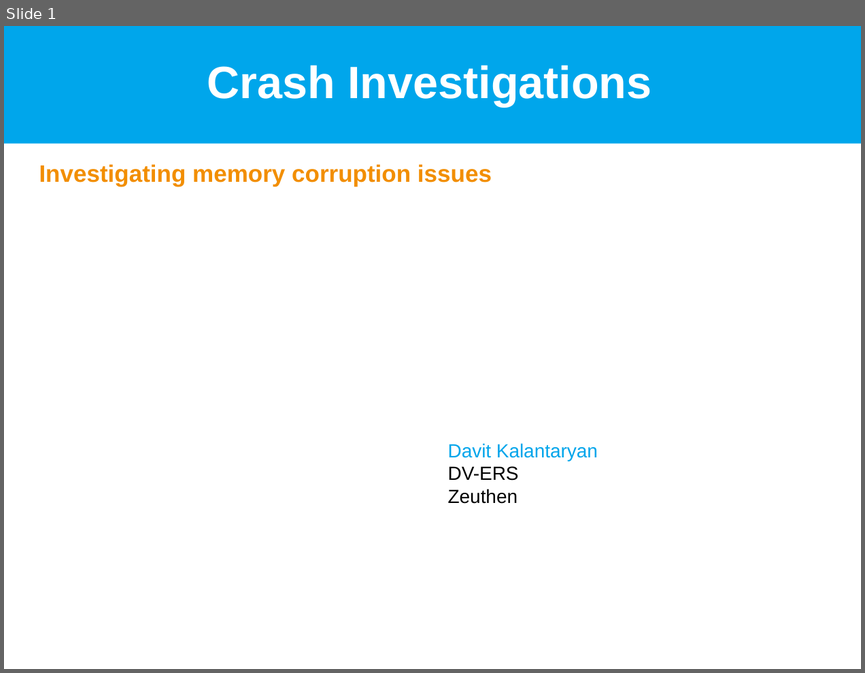
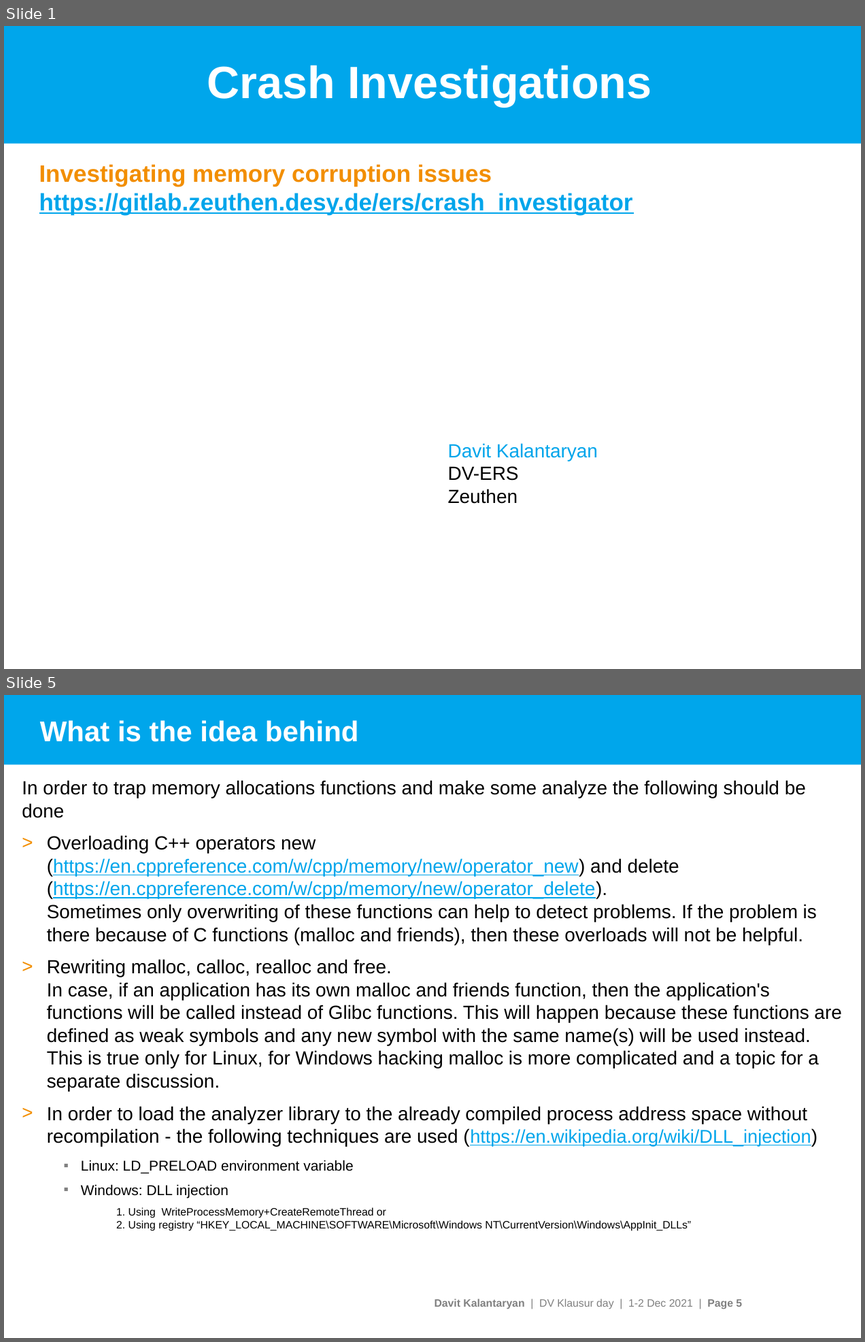
Before and after one commit to davitkalantaryan/old-crash_investigator, a slide deck: docs/crash_investigations.pptx. Shown one above the other, each under a label of ours: slide 1 before the commit, slides 1 and 5 after it; the slides between them are not shown. The pictures are 865x673 and 865x1342 pixels, drawn with LibreOffice and Linux fonts; fonts in the diff are those of the drawing; background and template pictures are left out. Boxes give left, top, right and bottom in pixels: in the first picture for what was removed or moved away, otherwise in the second. Text is boxed around its words. In the diff, an @@ line names an element or a change of style, - is before the commit and + after.

Commit message:
Feature/5 prepare presentation (#13)
* presentation preparation is ongoing
* presentation preparation is ongoing
* some tests on windows
* applied changes in the Linux
* applied windows corrections
* some tests on ubuntu
* fixed Makefile
* added new test case
* modified a bit corruption test
* changed prj/common/common_mkfl/sys_common.unix.Makefile to use other Makefile from cpputils
* applied the last commit of cpputils
* added the last version of the presentation

```diff
--- a/docs/crash_investigations.pptx
+++ b/docs/crash_investigations.pptx
@@ slide 5 added at bbox=[4, 695, 861, 1338], background #FFFFFF @@
@@ rectangle added at bbox=[4, 695, 861, 764], fill #00A6EB @@
@@ title added at bbox=[40, 720, 359, 742], 24 pt, text #FFFFFF, bold @@
+What is the idea behind
@@ text added at bbox=[22, 780, 841, 1231], 16 pt, text #000000 @@
+In order to trap memory allocations functions and make some analyze the following should be done
+> Overloading C++ operators new (https://en.cppreference.com/w/cpp/memory/new/operator_new) and delete (https://en.cppreference.com/w/cpp/memory/new/operator_delete).
+  Sometimes only overwriting of these functions can help to detect problems. If the problem is there because of C functions (malloc and friends), then these overloads will not be helpful.
+> Rewriting malloc, calloc, realloc and free.
+  In case, if an application has its own malloc and friends function, then the application's functions will be called instead of Glibc functions. This will happen because these functions are defined as weak symbols and any new symbol with the same name(s) will be used instead. This is true only for Linux, for Windows hacking malloc is more complicated and a topic for a separate discussion.
+> In order to load the analyzer library to the already compiled process address space without recompilation - the following techniques are used (https://en.wikipedia.org/wiki/DLL_injection)
+  ▪ Linux: LD_PRELOAD environment variable
+  ▪ Windows: DLL injection
+    1. Using WriteProcessMemory+CreateRemoteThread or
+    2. Using registry “HKEY_LOCAL_MACHINE\SOFTWARE\Microsoft\Windows NT\CurrentVersion\Windows\AppInit_DLLs”
@@ text added at bbox=[434, 1298, 742, 1308], 9 pt, text #808080 @@
+Davit Kalantaryan | DV Klausur day | 1-2 Dec 2021 | Page 5
@@ slide 1 changed as well @@
@@ subtitle at bbox=[39, 164, 633, 215]: text changed; text colour #F28E00 to #00A5EB @@
-Investigating memory corruption issues
+Investigating memory corruption issues
+https://gitlab.zeuthen.desy.de/ers/crash_investigator
```
Also in this commit, not shown: 1 other slide changed, 3 other slides added, 7 slides removed, 30 other files.
